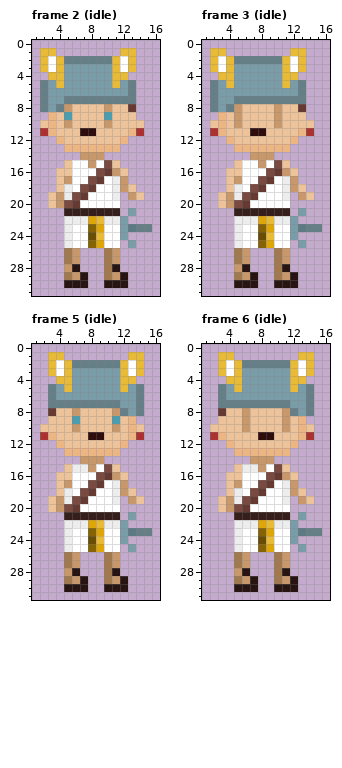
Edited in one commit: pixel-art file (BLAJ/Assets/Sprites/Warrior/WarriorCharacter.ase). Above is the file before it was changed.
32x32 pixels, 26 frames. Colours within 5 levels of each other are drawn and written as one. Shown: frame 2 (idle): x 1..16, y 0..31; frame 3 (idle): x 1..16, y 0..31; frame 5 (idle): x 1..16, y 0..31; frame 6 (idle): x 1..16, y 0..31. The old version is drawn lined up with the new one.
The result:
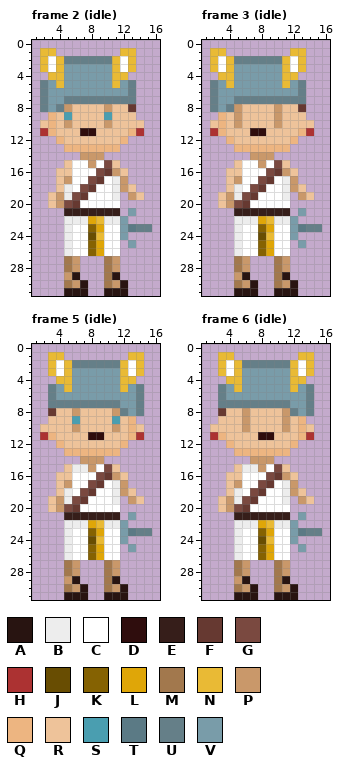
Palette (. is transparent): A #281411  B #ededed  C #ffffff  D #2f0d0d  E #361e1a  F #663931  G #7a4940  H #ac3232  J #684d02  K #856202  L #dfa608  M #a2784d  N #e9ba35  P #c9986a  Q #edb581  R #eec39a  S #4a9eb0  T #5b7a85  U #657f88  V #799ca9
Message: last touches?
Edits made:
whole drawing moved by +0,-1 (the old picture is shown already moved)
Frame 2 (idle):
The author put colour A in row 31 at x 5 to 7 and 10 to 12.
Colour P becomes colour A in row 29 at x 6 and 11.
Colour M becomes colour B in row 26 at x 5.
The author put colour C in row 26 at x 7.
Colour M becomes colour C in row 26 at x 10.
Colour P becomes colour C in row 26 at x 6 and 11.
The author put colour K in row 26 at x 8.
The author put colour L in row 26 at x 9.
Colour A becomes colour M in row 30 at x 5 and 10.
Colour P becomes colour M in row 28 at x 5.
Colour A becomes colour P in row 28 at x 6 and 11; in row 30 at x 6 and 11.
Colour M becomes colour P in row 29 at x 5.
The edit erases colour A in row 29 at x 7 and 12.
Frame 3 (idle): the same change as frame 2 (idle)
Frame 5 (idle): the same change as frame 2 (idle)
Frame 6 (idle): the same change as frame 2 (idle)
